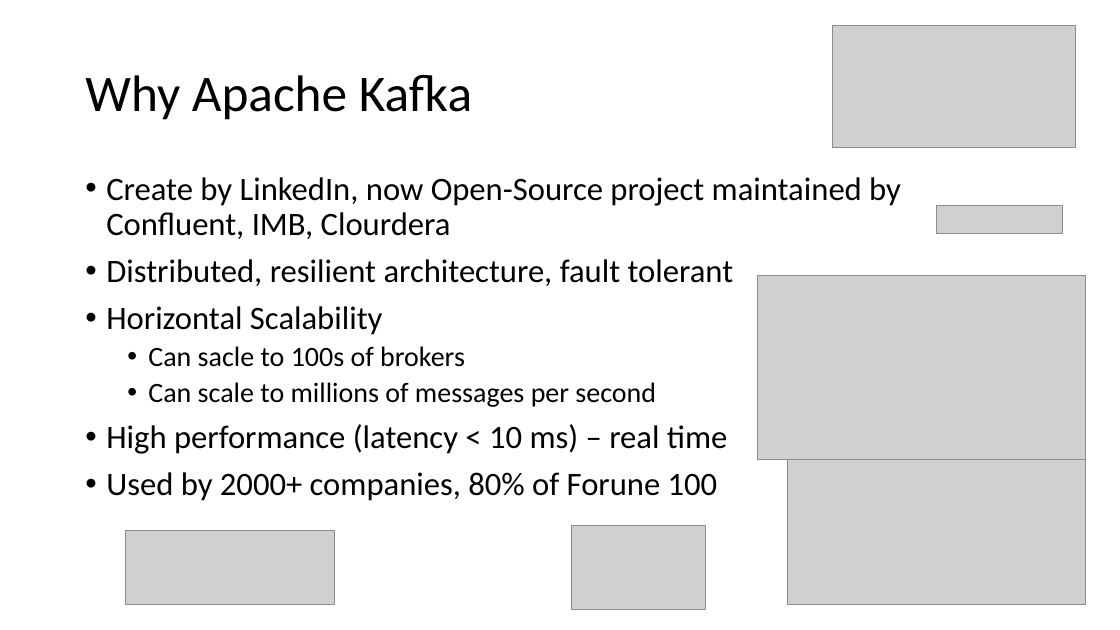
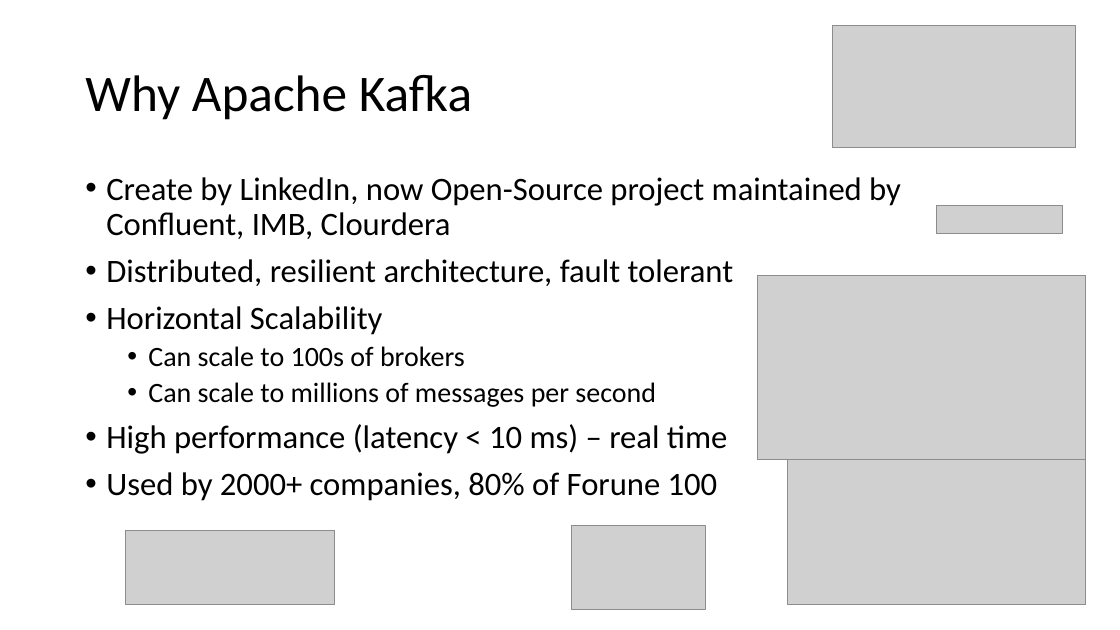
Before and after one commit to fortedigital/cg-kafka, a slide deck: slide 19 of workshop1/Kafka - 101.pptx (slide 18 before the commit). Drawn at 1120x630 pixels with LibreOffice and Linux fonts; fonts in the diff are those of the drawing; grey boxes stand for pictures. Boxes give left, top, right and bottom in pixels: in the first picture for what was removed or moved away, otherwise in the second. Text is boxed around its words. In the diff, an @@ line names an element or a change of style, - is before the commit and + after.

```diff
--- a/workshop1/Kafka - 101.pptx
+++ b/workshop1/Kafka - 101.pptx
@@ text at (x1=148, y1=346, x2=465, y2=367): text changed @@
-  • Can sacle to 100s of brokers
+  • Can scale to 100s of brokers
```
Also in this commit, not shown: 7 other slides changed, 3 slides added, 2 slides removed.
